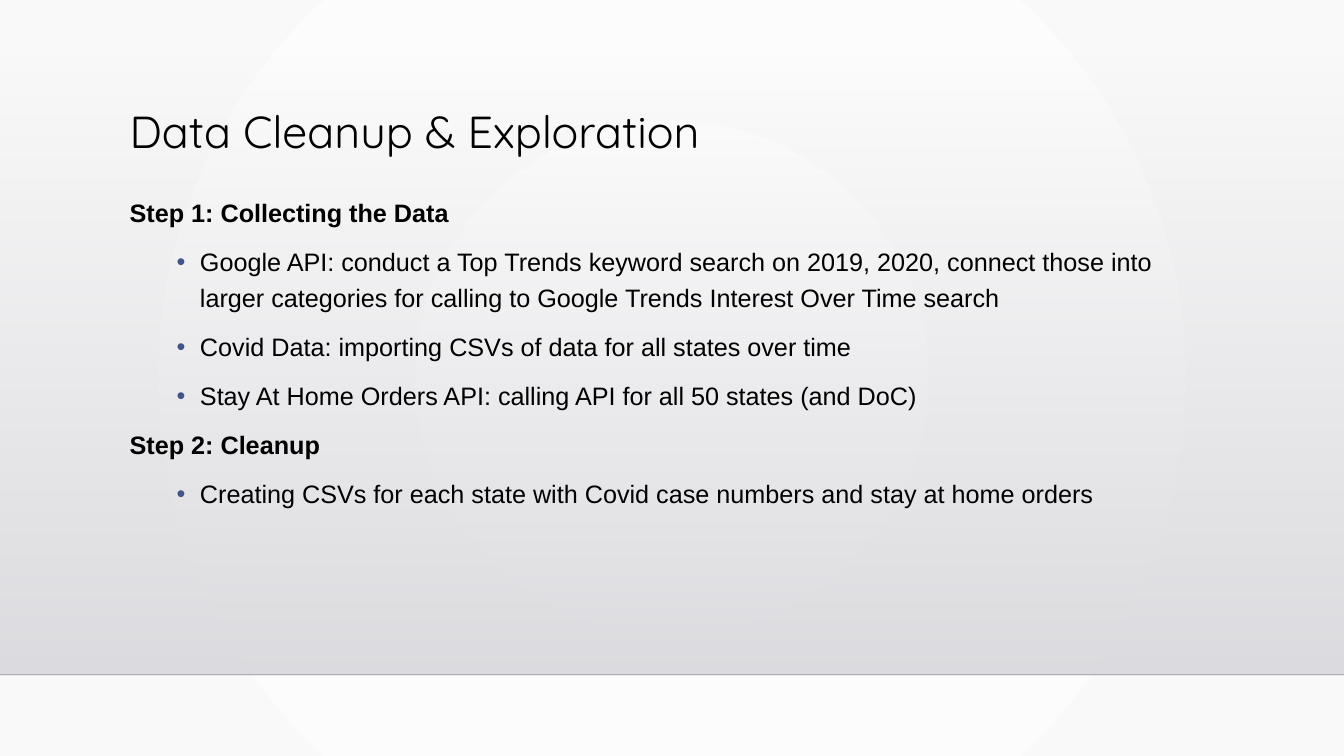
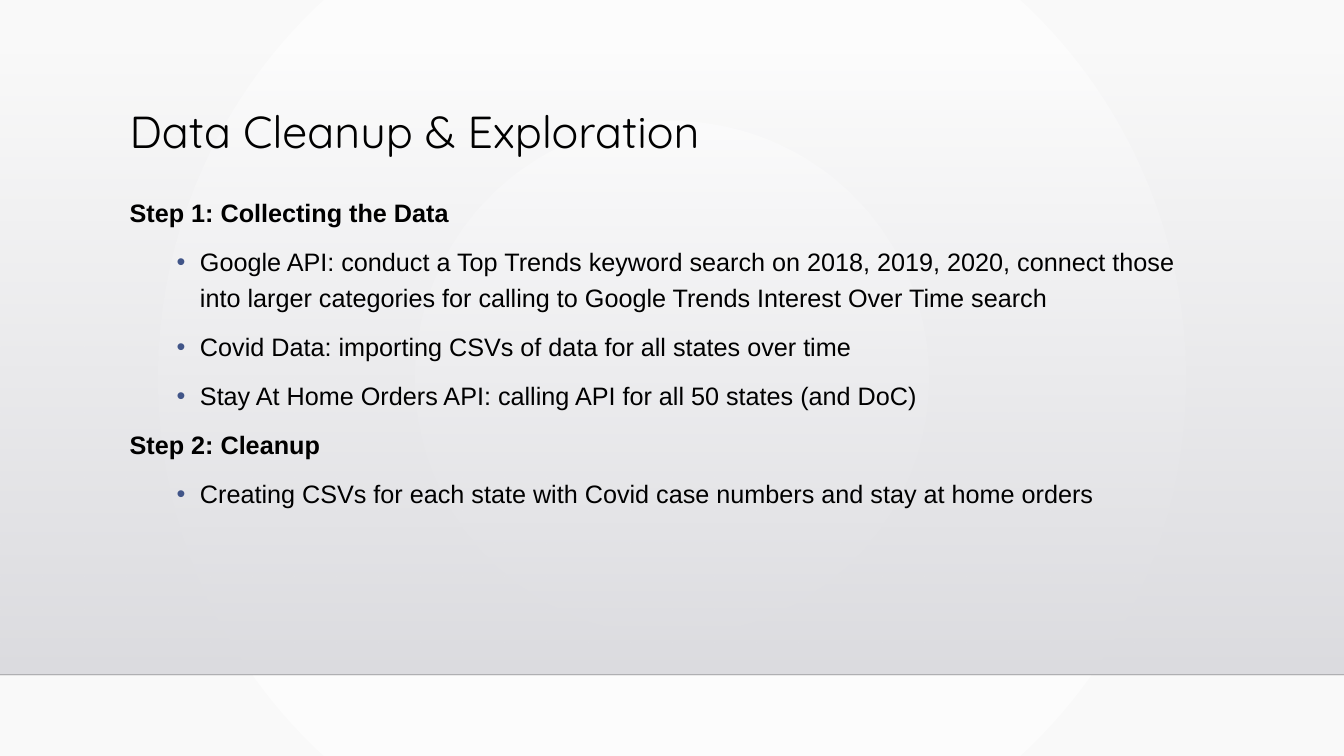
Before and after one commit to sarahDH615/google_trends_covid_project, a slide deck: slide 5 of final/final_presentation.pptx. Drawn at 1344x756 pixels with LibreOffice and Linux fonts; fonts in the diff are those of the drawing; background and template pictures are left out. Boxes give left, top, right and bottom in pixels: in the first picture for what was removed or moved away, otherwise in the second. Text is boxed around its words. In the diff, an @@ line names an element or a change of style, - is before the commit and + after.

```diff
--- a/final/final_presentation.pptx
+++ b/final/final_presentation.pptx
@@ text at <box>200,252,1174,313</box>: text changed @@
-  • Google API: conduct a Top Trends keyword search on 2019, 2020, connect those into larger categories for calling to Google Trends Interest Over Time search
+  • Google API: conduct a Top Trends keyword search on 2018, 2019, 2020, connect those into larger categories for calling to Google Trends Interest Over Time search
```
Also in this commit, not shown: 8 other slides changed, 1 other file.
